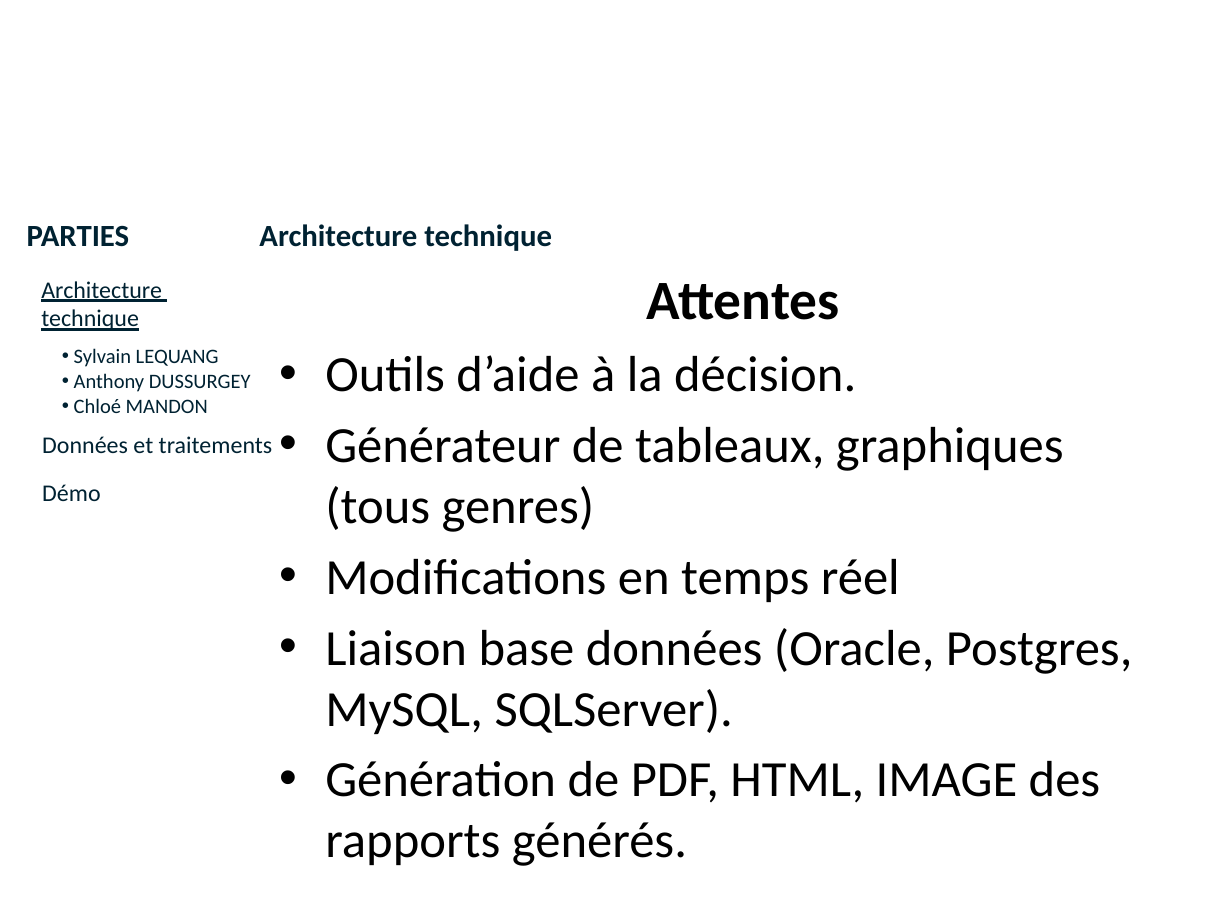
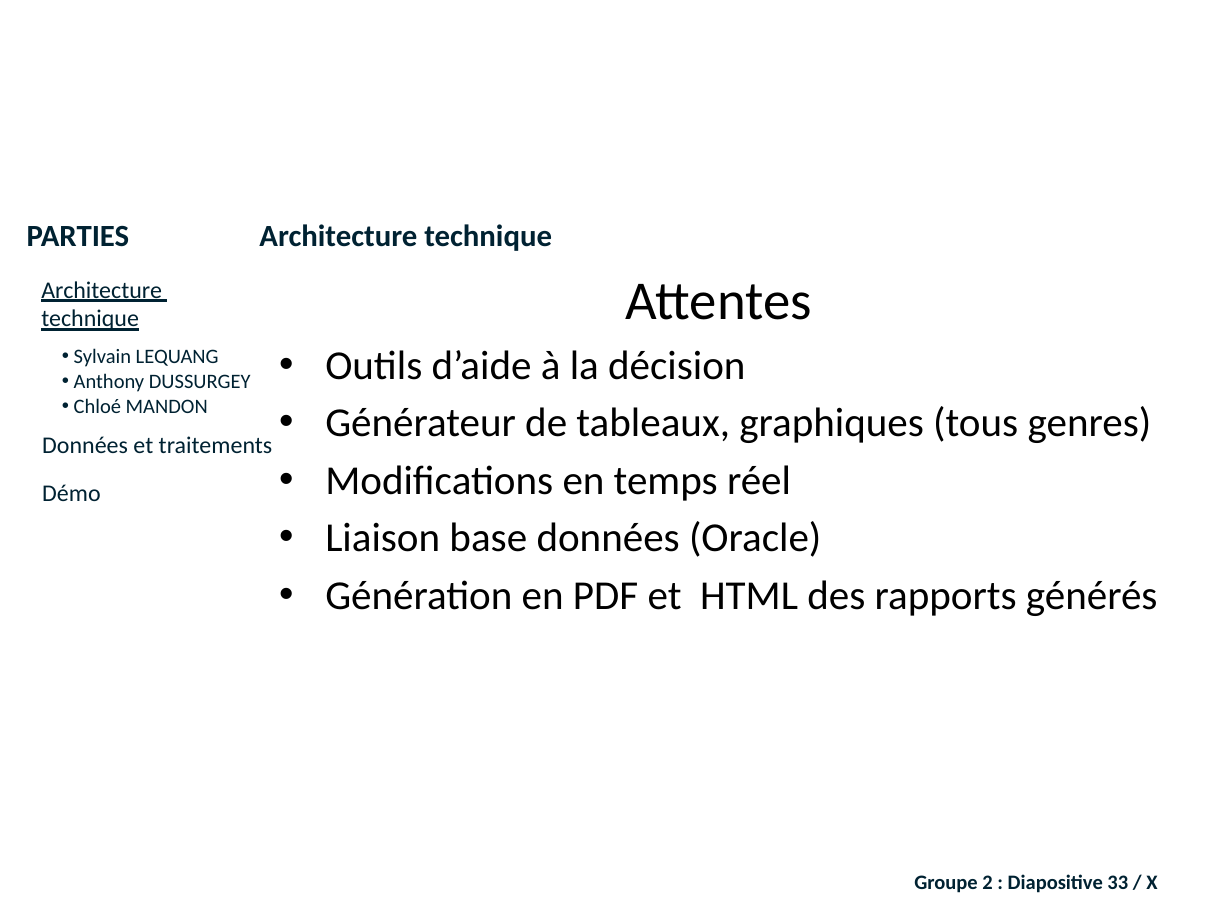
Before and after one commit to lobtec/dartiesgroupe2, a slide deck: slide 33 of PROJET/Soutenance Finale/Présentation finale.pptx (slide 42 before the commit). Drawn at 1232x924 pixels with LibreOffice and Linux fonts; fonts in the diff are those of the drawing; background and template pictures are left out. Boxes give left, top, right and bottom in pixels: in the first picture for what was removed or moved away, otherwise in the second. Text is boxed around its words. In the diff, an @@ line names an element or a change of style, - is before the commit and + after.

```diff
--- a/PROJET/Soutenance Finale/Présentation finale.pptx
+++ b/PROJET/Soutenance Finale/Présentation finale.pptx
@@ text at [325,284,1152,501]: size 32.4 to 32 pt, bold off in "Attentes"; size 29.6 to 24 pt in "Générateur de tableaux, graphiques (tous genres)", "Modifications en temps réel"; list level 2 to 1 in "Attentes"; less space between paragraphs @@
@@ text at [325,350,745,380]: text changed; size 29.6 to 24 pt @@
-• Outils d’aide à la décision.
+• Outils d’aide à la décision
@@ text at [325,521,1158,616]: text changed; size 29.6 to 24 pt @@
-• Liaison base données (Oracle, Postgres, MySQL, SQLServer).
-• Génération de PDF, HTML, IMAGE des rapports générés.
+• Liaison base données (Oracle)
+• Génération en PDF et HTML des rapports générés
@@ text added at [914,874,1157,893], 12 pt, text #002232, bold @@
+Groupe 2 : Diapositive 33 / X
```
Also in this commit, not shown: 31 other slides changed, 20 slides added, 42 slides removed.
